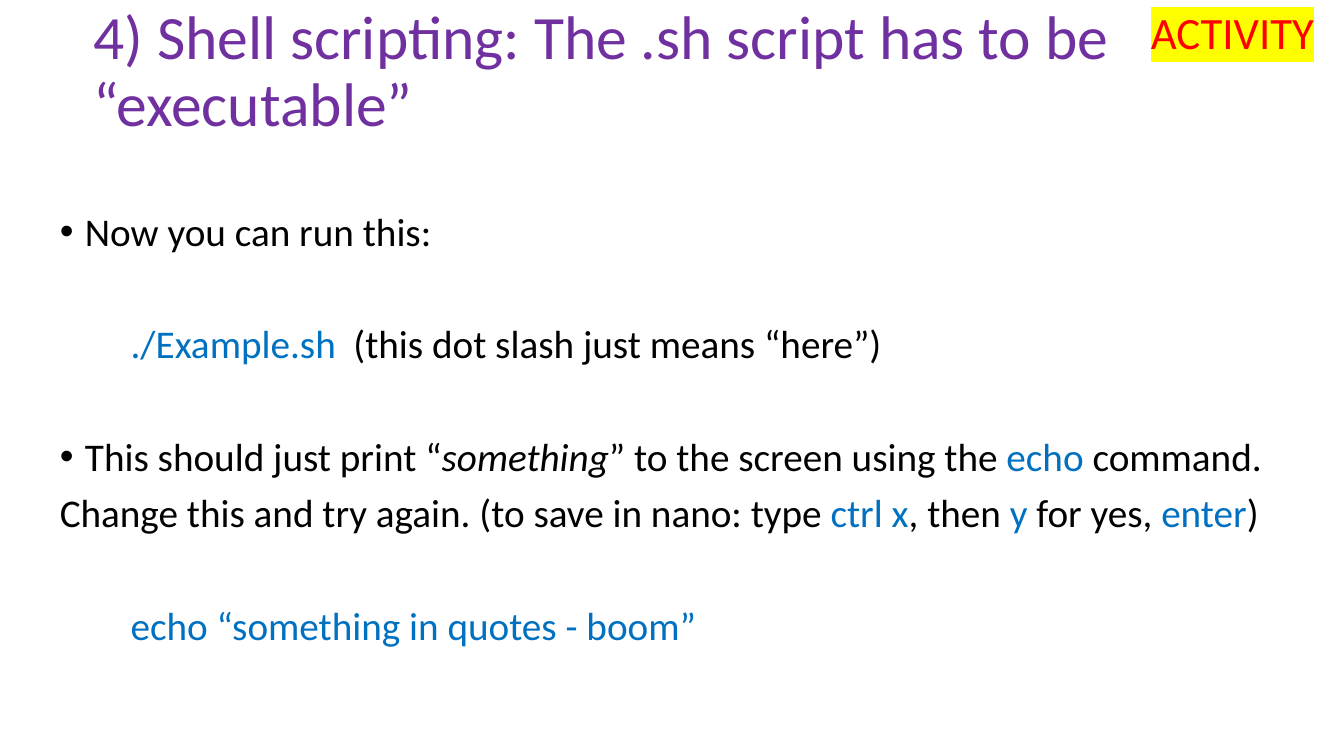
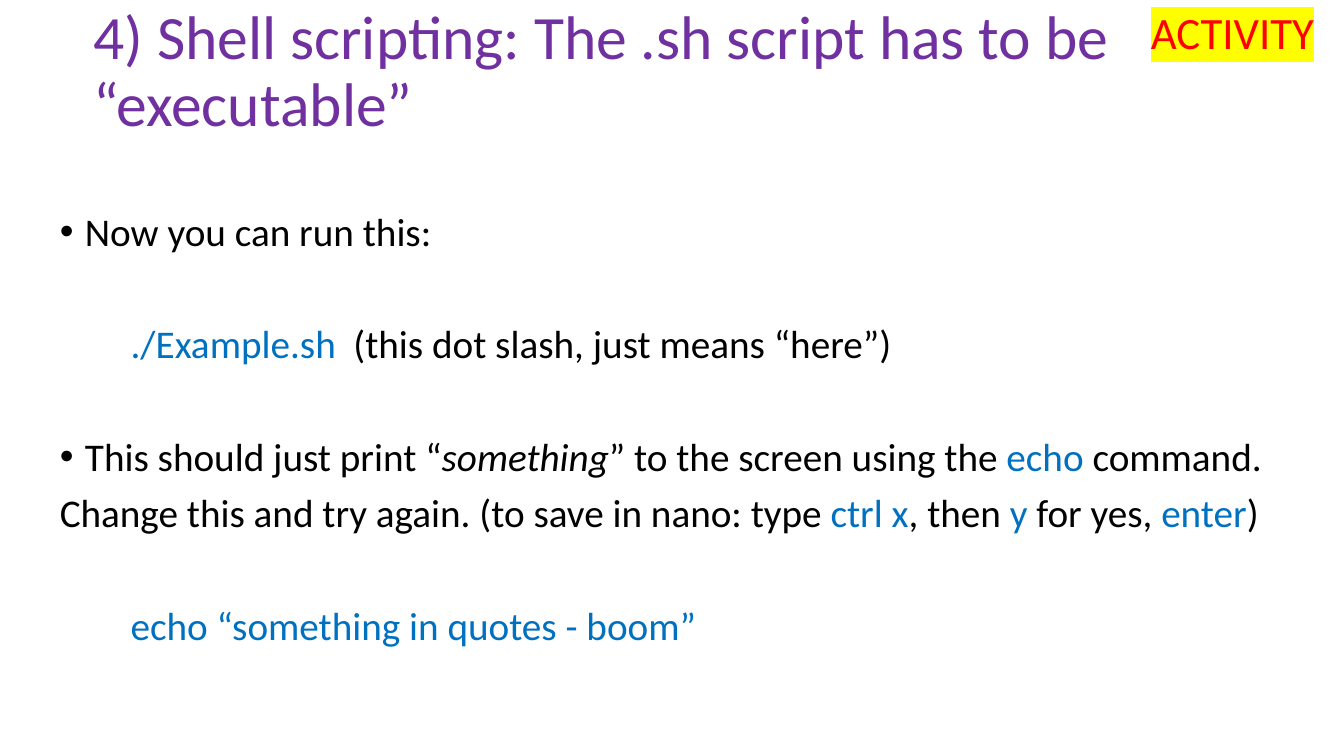
Before and after one commit to peterthorpe5/Sys_admin, a slide deck: slide 10 of cluster_course/powerpoint/4_Shell_scripting.pptx. Drawn at 1344x756 pixels with LibreOffice and Linux fonts; fonts in the diff are those of the drawing. Boxes give left, top, right and bottom in pixels: in the first picture for what was removed or moved away, otherwise in the second. Text is boxed around its words. In the diff, an @@ line names an element or a change of style, - is before the commit and + after.

```diff
--- a/cluster_course/powerpoint/4_Shell_scripting.pptx
+++ b/cluster_course/powerpoint/4_Shell_scripting.pptx
@@ text at (131, 329, 891, 365): text changed @@
-./Example.sh (this dot slash just means “here”)
+./Example.sh (this dot slash, just means “here”)
```
Also in this commit, not shown: 5 other slides changed, 5 other files.
